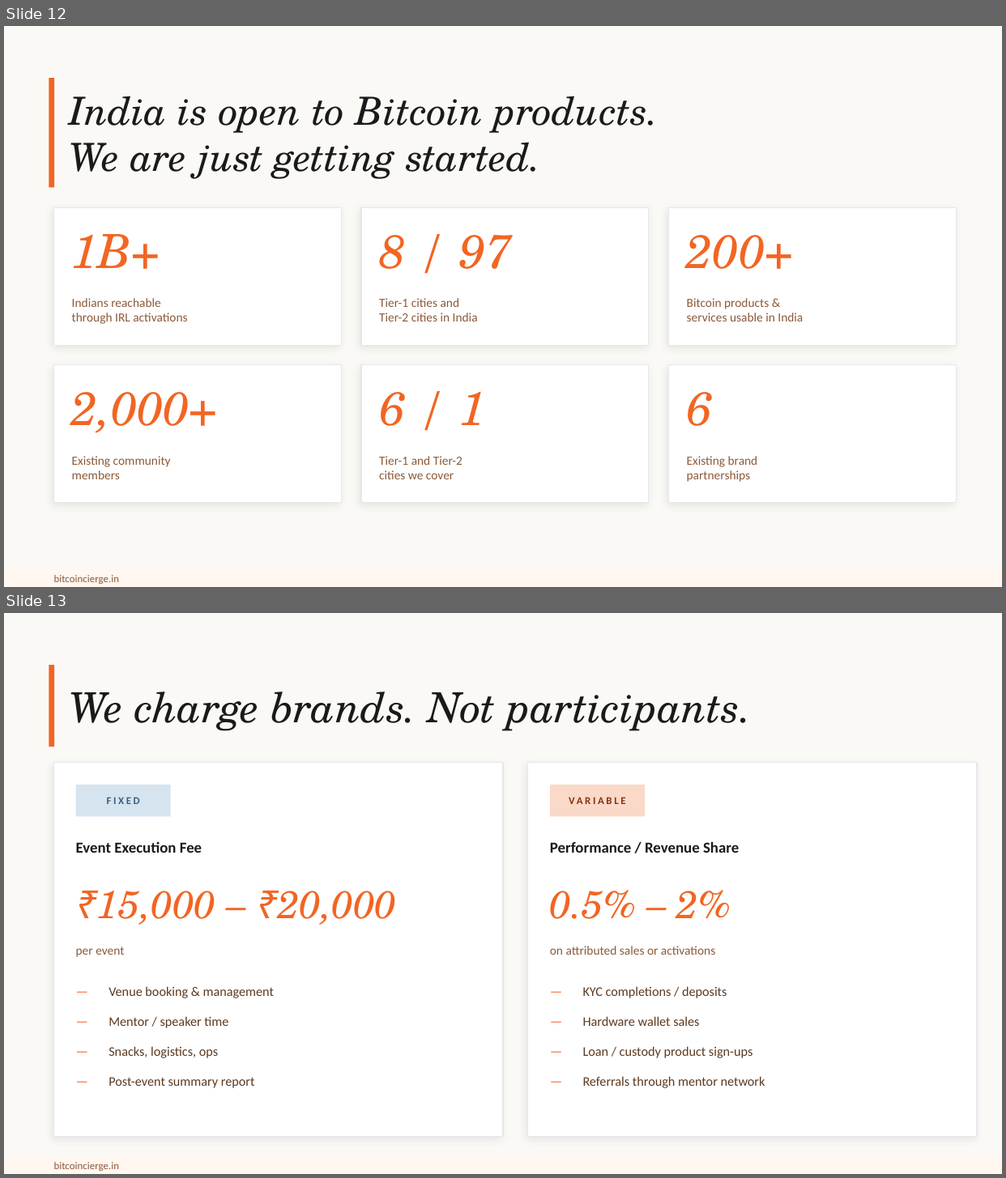
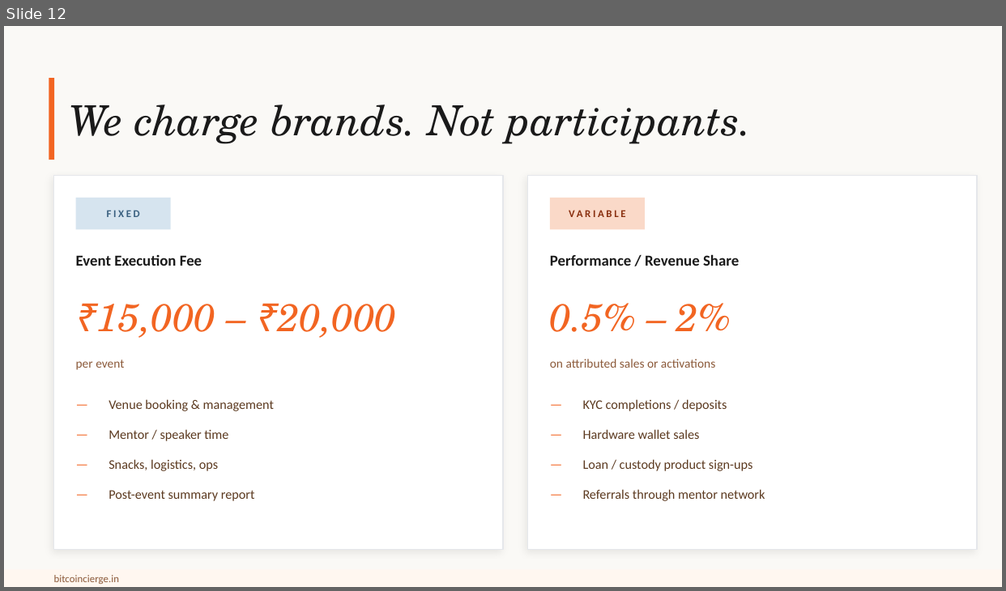
Before and after one commit to setusaurabh/bitcoincierge-pitch-deck, a slide deck: dist/bitcoincierge_pitch_deck.pptx. Shown one above the other, each under a label of ours: slides 12 and 13 before the commit, slide 12 after it. The pictures are 1006x1178 and 1006x591 pixels, drawn with LibreOffice and Linux fonts; fonts in the diff are those of the drawing. Boxes give left, top, right and bottom in pixels: in the first picture for what was removed or moved away, otherwise in the second. Text is boxed around its words. In the diff, an @@ line names an element or a change of style, - is before the commit and + after.

```diff
--- a/dist/bitcoincierge_pitch_deck.pptx
+++ b/dist/bitcoincierge_pitch_deck.pptx
@@ slide 12 removed at (4, 26, 1002, 587), background #FAF9F6 @@
@@ rectangle removed at (49, 78, 55, 188) @@
@@ text removed at (69, 96, 658, 179) @@
-India is open to Bitcoin products.
-We are just getting started.
@@ rectangle removed at (54, 207, 341, 345) @@
@@ rectangle removed at (361, 207, 649, 345) @@
@@ rectangle removed at (669, 207, 956, 345) @@
@@ text removed at (72, 234, 160, 269) @@
-1B+
@@ text removed at (379, 235, 513, 269) @@
-8 / 97
@@ text removed at (687, 235, 794, 269) @@
-200+
@@ text removed at (72, 298, 187, 324) @@
-Indians reachable
-through IRL activations
@@ text removed at (379, 298, 478, 322) @@
-Tier-1 cities and
-Tier-2 cities in India
@@ text removed at (687, 298, 803, 322) @@
-Bitcoin products &
-services usable in India
@@ rectangle removed at (54, 365, 341, 503) @@
@@ rectangle removed at (361, 365, 649, 503) @@
@@ rectangle removed at (669, 365, 956, 503) @@
@@ text removed at (72, 392, 219, 433) @@
-2,000+
@@ text removed at (379, 392, 486, 426) @@
-6 / 1
@@ text removed at (687, 392, 713, 426) @@
-6
@@ text removed at (72, 456, 171, 480) @@
-Existing community
-members
@@ text removed at (379, 456, 462, 480) @@
-Tier-1 and Tier-2
-cities we cover
@@ text removed at (687, 456, 758, 482) @@
-Existing brand
-partnerships
@@ rectangle removed at (4, 570, 1002, 587) @@
@@ text removed at (54, 575, 119, 584) @@
-bitcoincierge.in
@@ what was slide 13 is now slide 12 @@
```
Also in this commit, not shown: 2 slides changed, 16 other files.
